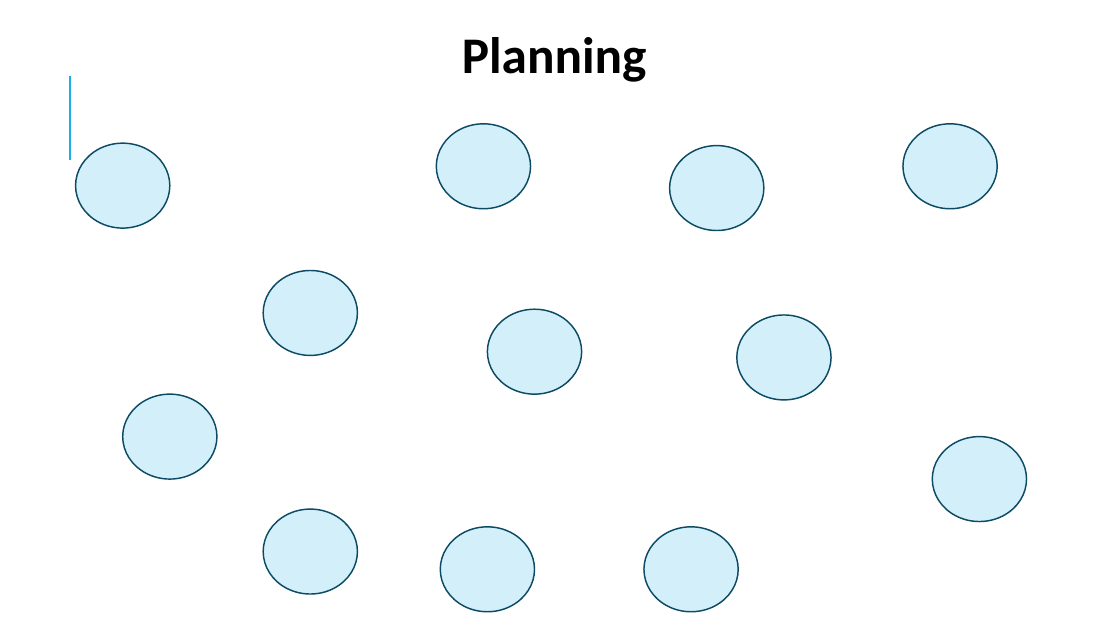
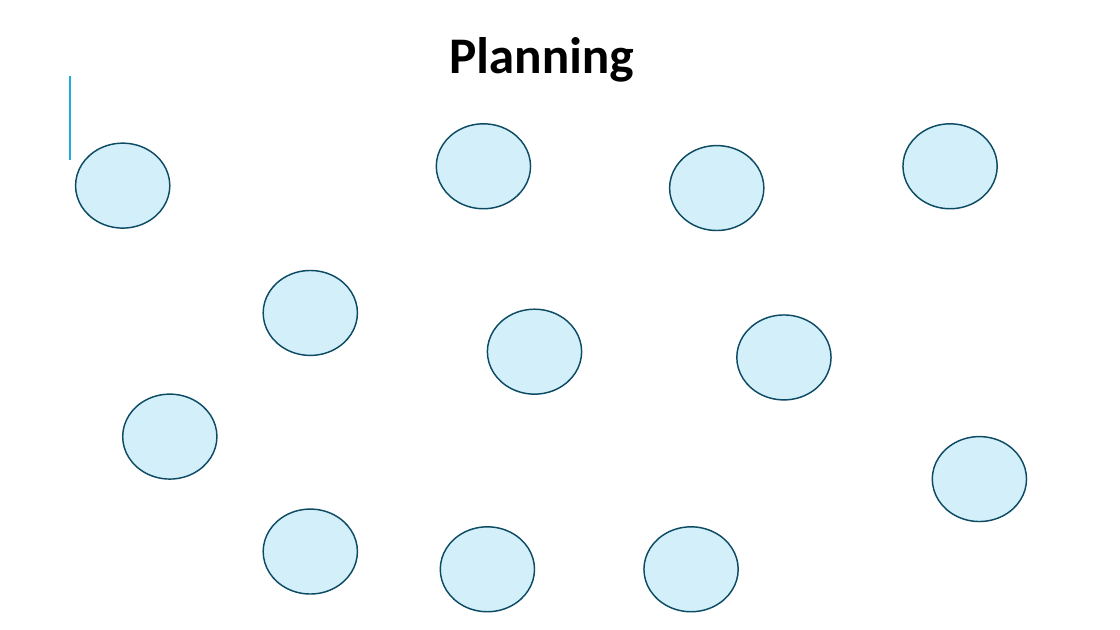
Before and after one commit to miguecrea/GOAP_RETAKE_PART_2, a slide deck: slide 9 of GPP_ZombieAI_Lozano_Miguel_2DAE10.pptx (slide 8 before the commit). Drawn at 1120x630 pixels with LibreOffice and Linux fonts; fonts in the diff are those of the drawing. Boxes give left, top, right and bottom in pixels: in the first picture for what was removed or moved away, otherwise in the second. Text is boxed around its words. In the diff, an @@ line names an element or a change of style, - is before the commit and + after.

```diff
--- a/GPP_ZombieAI_Lozano_Miguel_2DAE10.pptx
+++ b/GPP_ZombieAI_Lozano_Miguel_2DAE10.pptx
@@ text "Planning": place and size @@
-text "Planning" at (462,37,647,82)
+text "Planning" at (449,37,634,82)
```
Also in this commit, not shown: 3 other slides changed, 18 slides added, 14 slides removed, 9 other files.
